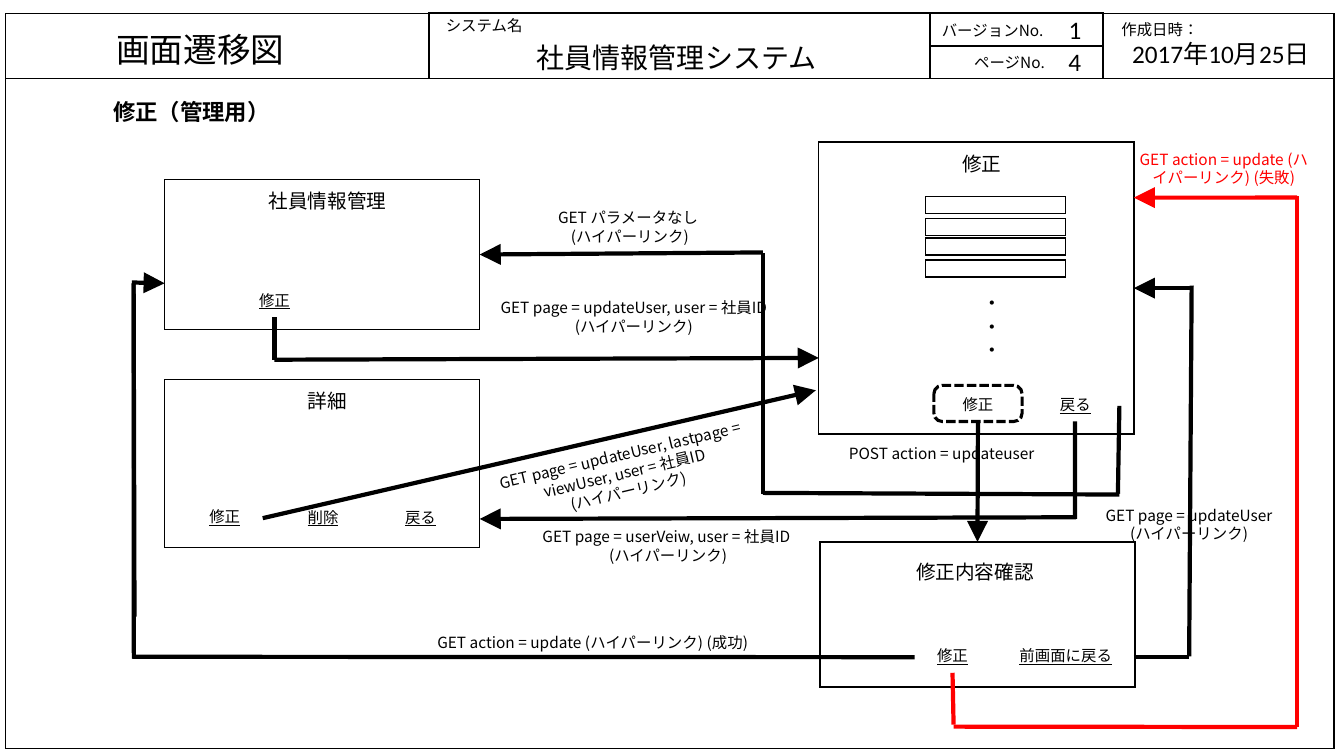
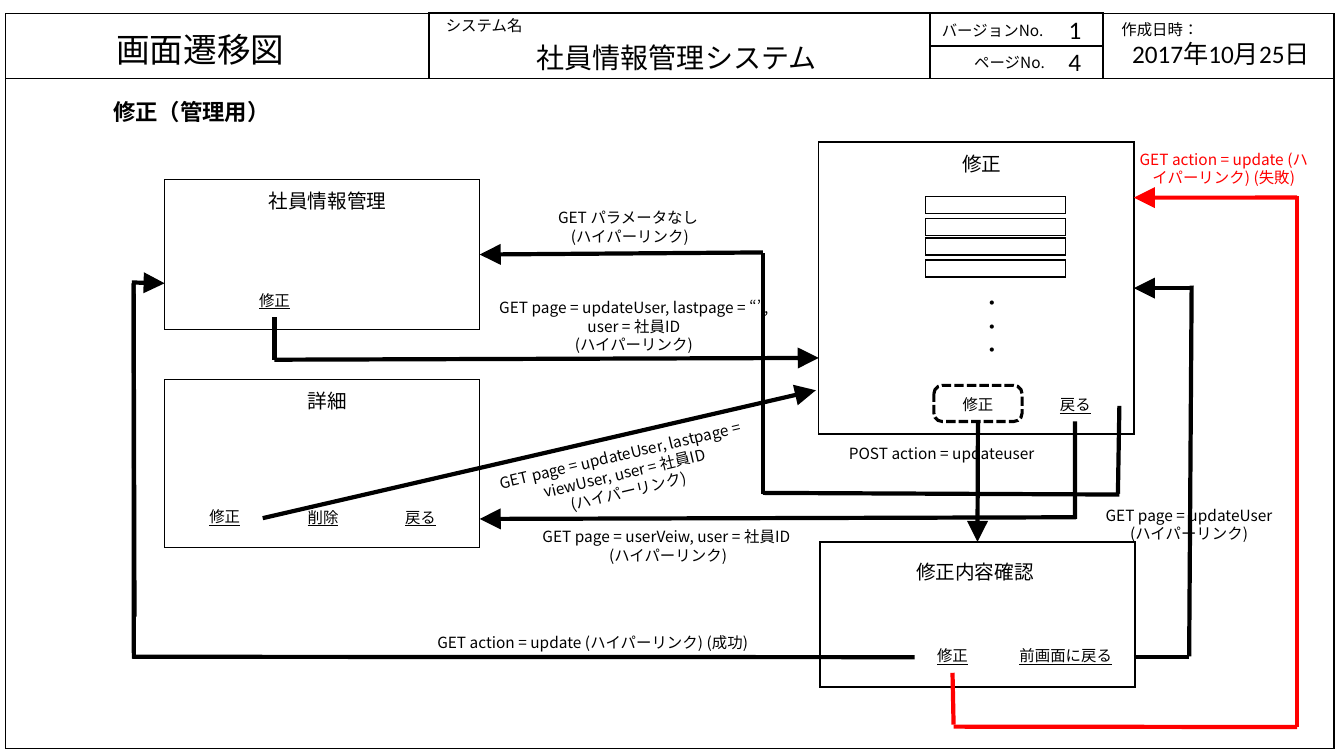
Before and after one commit to java201710/java, a slide deck: slide 4 of 総合演習資料/2.外部設計/画面・状態遷移図_DB.pptx. Drawn at 1344x756 pixels with LibreOffice and Linux fonts; fonts in the diff are those of the drawing. Boxes give left, top, right and bottom in pixels: in the first picture for what was removed or moved away, otherwise in the second. Text is boxed around its words. In the diff, an @@ line names an element or a change of style, - is before the commit and + after.

```diff
--- a/総合演習資料/2.外部設計/画面・状態遷移図_DB.pptx
+++ b/総合演習資料/2.外部設計/画面・状態遷移図_DB.pptx
@@ text at (x1=499, y1=300, x2=734, y2=334): text changed @@
-GET page = updateUser, user = 社員ID
+GET page = updateUser, lastpage = “”, user = 社員ID
```
Also in this commit, not shown: 2 other slides changed, 5 slides added, 1 slide removed, 1 other file.
